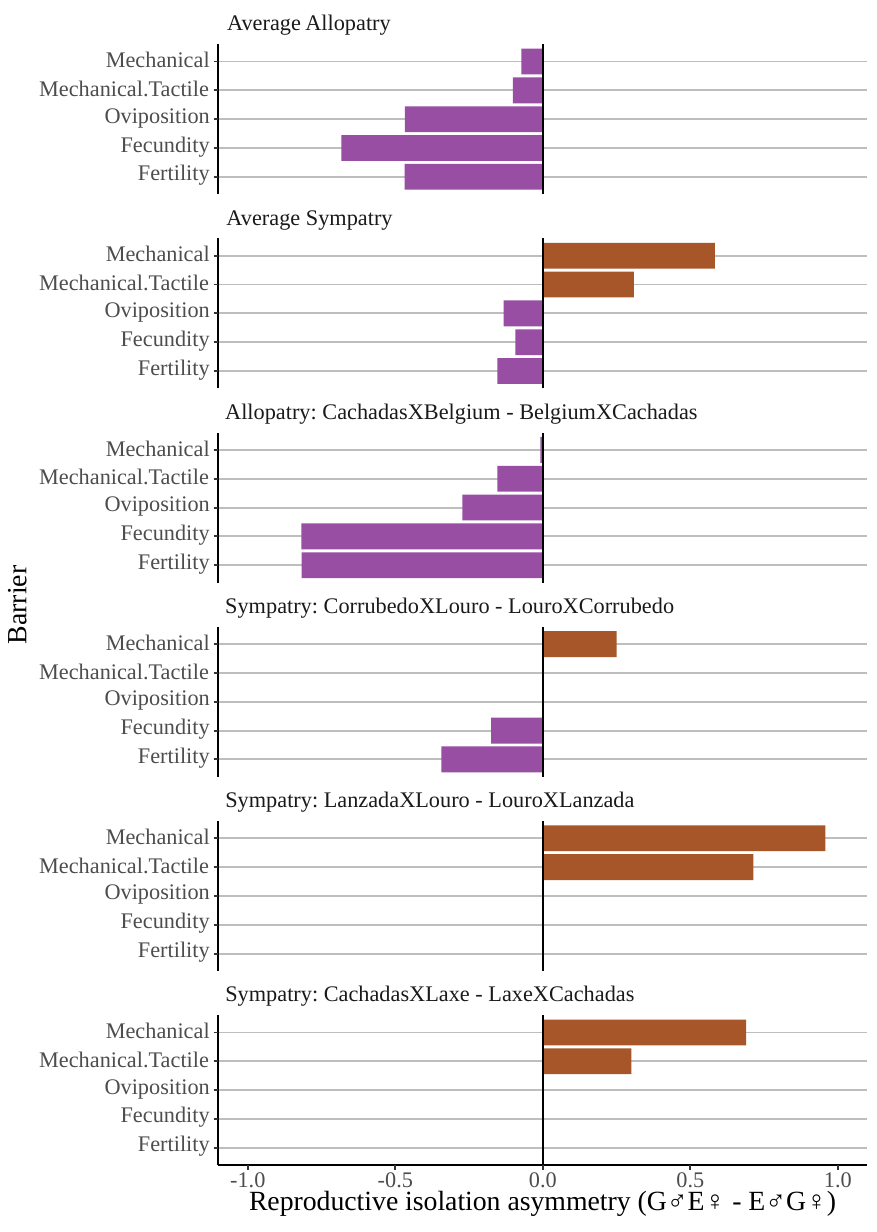
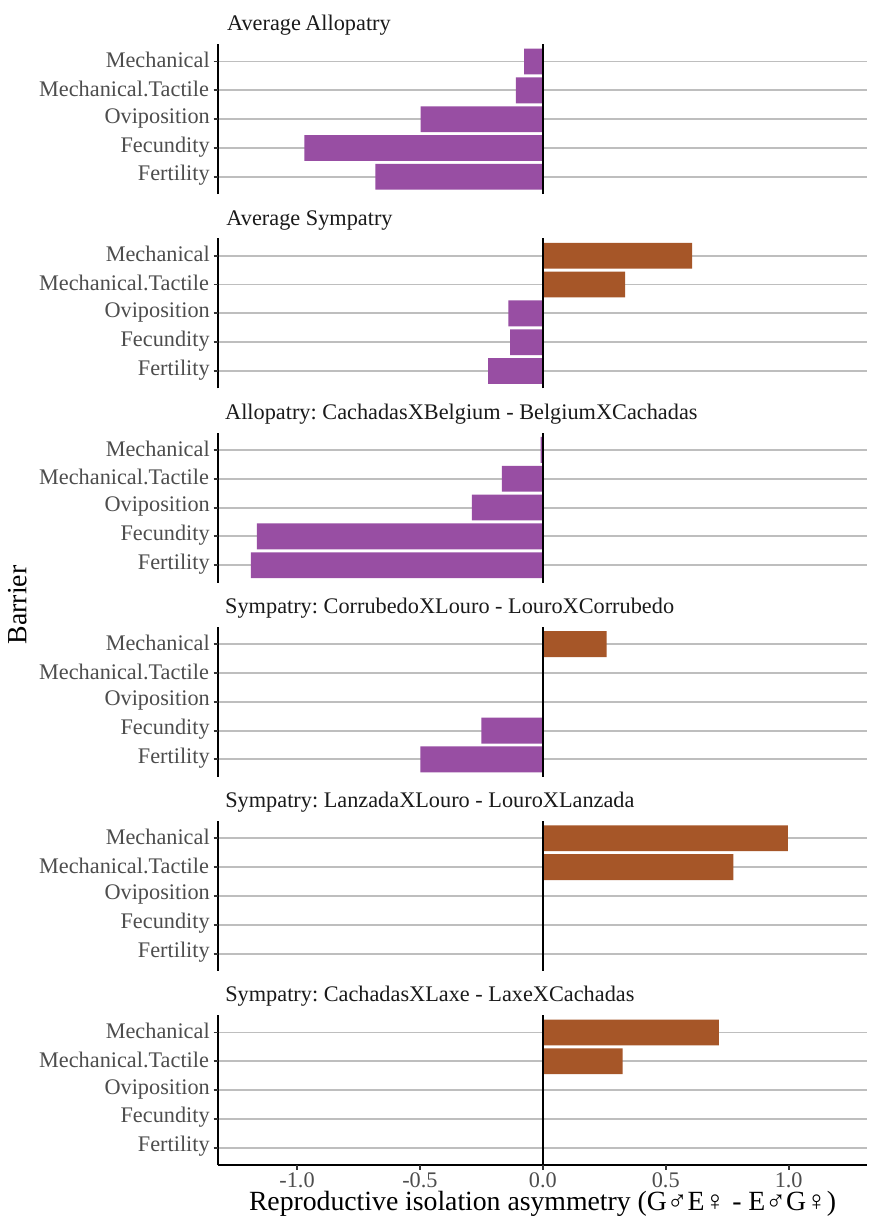
Before and after one commit to LuisRodrigoArce-Valdes/Ischnura_Reinforcement, a slide deck: slide 1 of 01_Localities/03_Asymetries/results/01_Asymmetries.pptx. Drawn at 877x1232 pixels with LibreOffice and Linux fonts; fonts in the diff are those of the drawing. Boxes give left, top, right and bottom in pixels: in the first picture for what was removed or moved away, otherwise in the second. Text is boxed around its words. In the diff, an @@ line names an element or a change of style, - is before the commit and + after.

```diff
--- a/01_Localities/03_Asymetries/results/01_Asymmetries.pptx
+++ b/01_Localities/03_Asymetries/results/01_Asymmetries.pptx
@@ rectangle: place and size @@
-rectangle at [404, 106, 542, 133]
+rectangle at [420, 106, 543, 133]
@@ rectangle: place and size @@
-rectangle at [342, 135, 543, 161]
+rectangle at [304, 135, 543, 161]
@@ rectangle: place and size @@
-rectangle at [404, 164, 543, 190]
+rectangle at [375, 164, 543, 190]
@@ rectangle: place and size @@
-rectangle at [543, 243, 716, 269]
+rectangle at [543, 243, 692, 269]
@@ rectangle: place and size @@
-rectangle at [543, 271, 634, 298]
+rectangle at [543, 271, 626, 298]
@@ rectangle: place and size @@
-rectangle at [504, 300, 543, 327]
+rectangle at [508, 300, 543, 327]
@@ rectangle: place and size @@
-rectangle at [515, 329, 543, 355]
+rectangle at [510, 329, 543, 355]
@@ rectangle: place and size @@
-rectangle at [498, 358, 543, 384]
+rectangle at [488, 358, 543, 384]
@@ rectangle: place and size @@
-rectangle at [498, 465, 543, 492]
+rectangle at [502, 465, 543, 492]
@@ rectangle: place and size @@
-rectangle at [462, 494, 542, 520]
+rectangle at [472, 494, 543, 520]
@@ rectangle: place and size @@
-rectangle at [302, 523, 543, 549]
+rectangle at [256, 523, 543, 549]
@@ rectangle: place and size @@
-rectangle at [302, 552, 543, 578]
+rectangle at [250, 552, 542, 578]
@@ rectangle: place and size @@
-rectangle at [543, 631, 617, 657]
+rectangle at [543, 631, 607, 657]
@@ rectangle: place and size @@
-rectangle at [492, 717, 543, 743]
+rectangle at [482, 717, 543, 743]
@@ rectangle: place and size @@
-rectangle at [442, 746, 543, 772]
+rectangle at [420, 746, 543, 772]
@@ rectangle: place and size @@
-rectangle at [543, 824, 826, 851]
+rectangle at [543, 824, 788, 851]
@@ rectangle: place and size @@
-rectangle at [543, 853, 753, 880]
+rectangle at [543, 853, 733, 880]
@@ rectangle: place and size @@
-rectangle at [543, 1048, 632, 1075]
+rectangle at [543, 1048, 623, 1075]
@@ rectangle: place and size @@
-rectangle at [543, 1020, 746, 1046]
+rectangle at [543, 1020, 719, 1046]
@@ freeform shape: place and size @@
-freeform shape at [248, 1165, 248, 1170]
+freeform shape at [297, 1165, 297, 1170]
@@ freeform shape: place and size @@
-freeform shape at [395, 1165, 395, 1170]
+freeform shape at [420, 1165, 420, 1170]
@@ freeform shape: place and size @@
-freeform shape at [691, 1165, 691, 1170]
+freeform shape at [666, 1165, 666, 1170]
@@ freeform shape: place and size @@
-freeform shape at [838, 1165, 838, 1170]
+freeform shape at [788, 1165, 788, 1170]
@@ text "-1.0" rewrapped from [230, 1172, 265, 1193] to [279, 1172, 314, 1188] @@
@@ text "-0.5": place and size @@
-text "-0.5" at [378, 1172, 413, 1193]
+text "-0.5" at [402, 1172, 437, 1193]
@@ text "0.5": place and size @@
-text "0.5" at [676, 1172, 704, 1193]
+text "0.5" at [652, 1172, 680, 1193]
@@ text "1.0": place and size @@
-text "1.0" at [824, 1172, 852, 1193]
+text "1.0" at [775, 1172, 803, 1193]
```
Also in this commit, not shown: 46 other files.
